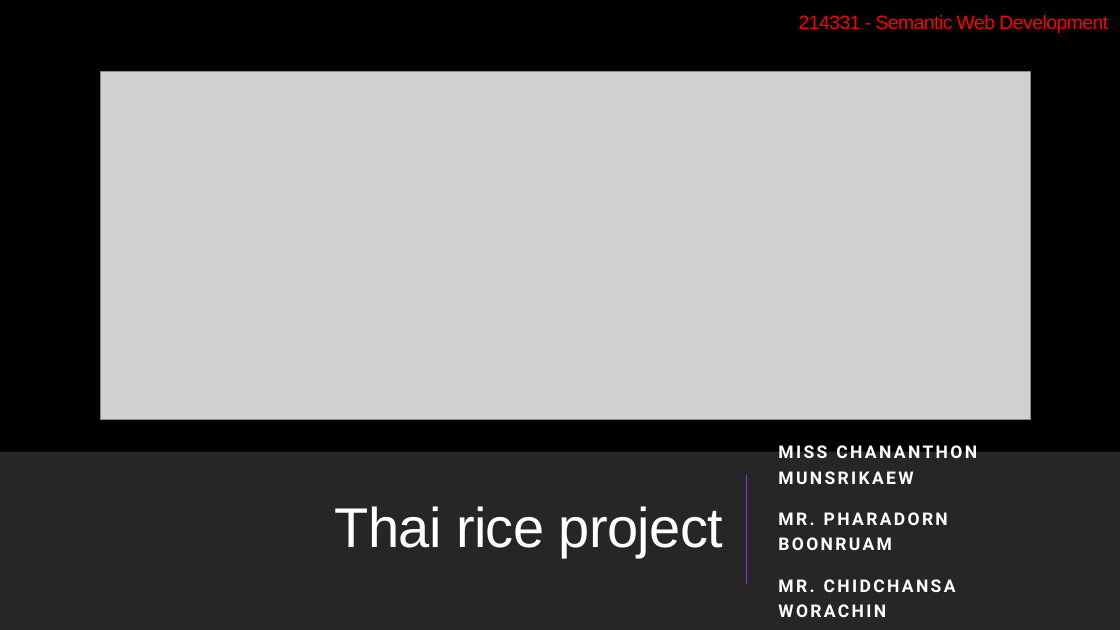
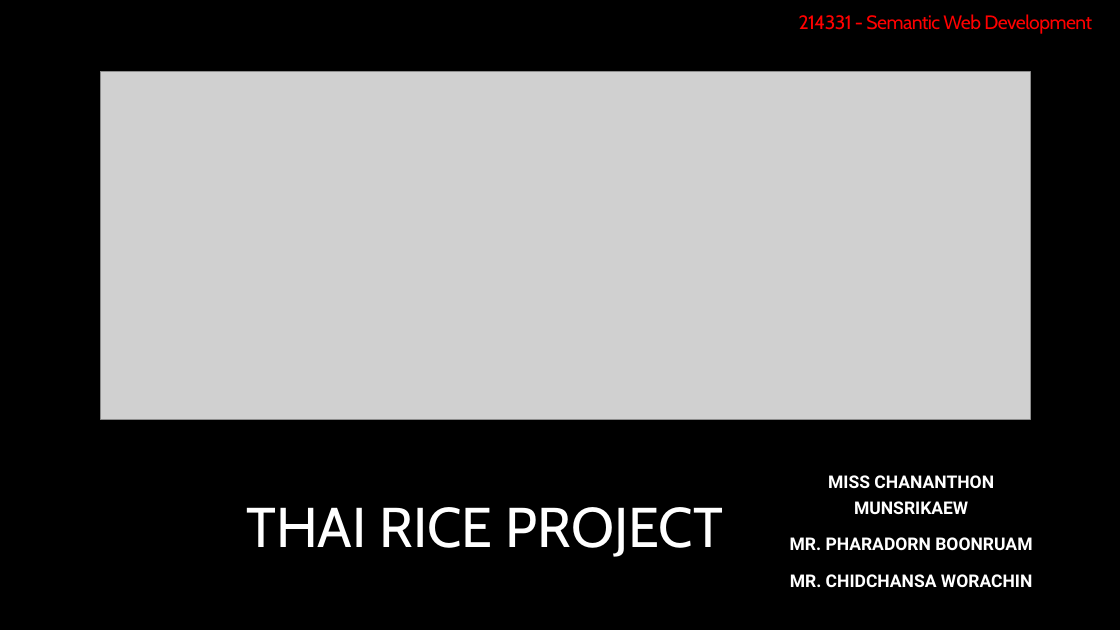
Before and after one commit to bom2542/ThaiRice2021-SemanticWeb, a slide deck: slide 1 of Document/Presentation.pptx. Drawn at 1120x630 pixels with LibreOffice and Linux fonts; fonts in the diff are those of the drawing; grey boxes stand for pictures; background and template pictures are left out. Boxes give left, top, right and bottom in pixels: in the first picture for what was removed or moved away, otherwise in the second. Text is boxed around its words. In the diff, an @@ line names an element or a change of style, - is before the commit and + after.

Commit message:
02:07 28/06/2564

```diff
--- a/Document/Presentation.pptx
+++ b/Document/Presentation.pptx
@@ text "214331 - Semantic Web Development" at box(799, 14, 1092, 34): font Arial to Cabin @@
@@ rectangle removed at box(0, 452, 1120, 630) @@
@@ line removed from (747, 584) to (747, 475) @@
@@ subtitle "MISS CHANANTHON MUNSRIKAEW" at box(790, 475, 1032, 587): letter spacing 2 to 0 pt; alignment left to centre; less space between paragraphs @@
@@ title at box(246, 507, 723, 557): text changed; font Arial to Cabin @@
-Thai rice project
+THAI RICE PROJECT
@@ rectangle removed at box(0, 588, 1120, 630) @@
```
Also in this commit, not shown: 1 other slide changed, 17 slides added.
